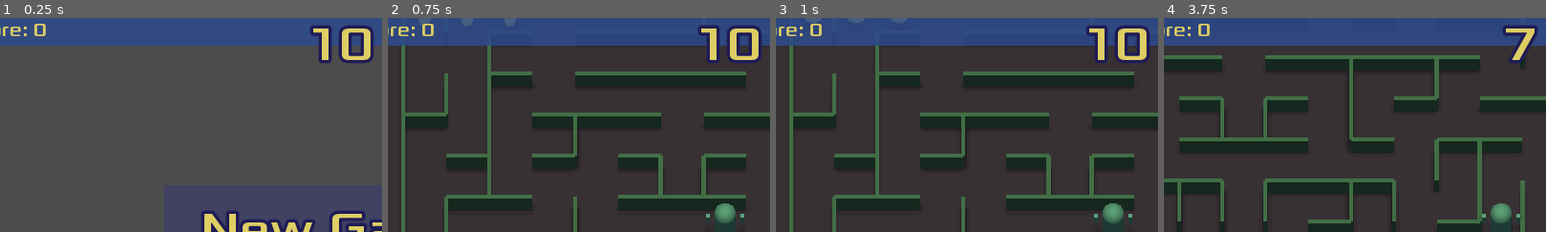
Above: before the commit, frames 1-4 (left to right).
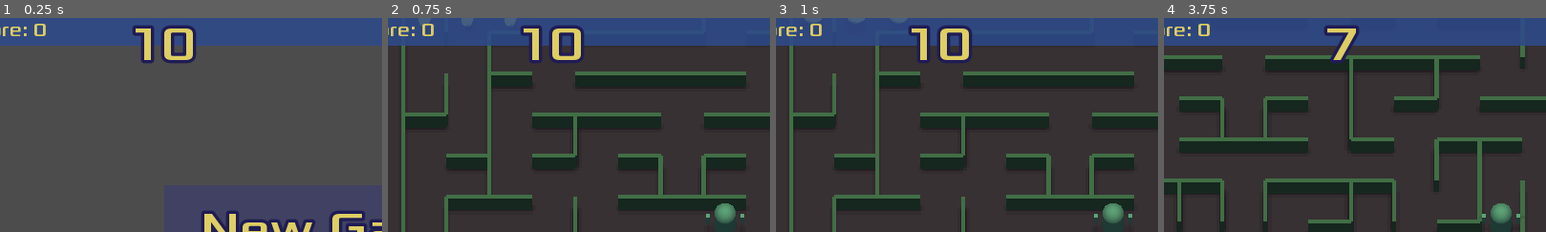
Above: after the commit, the same moments.

Repository: mbrezu/LD51
Game: Godot game, scene res://Main.tscn
Two runs of this game, one before a commit and one after it. Both use one fixed random seed, a clock stepped at 60 frames per second and the inputs below.
Inputs:
- Up to frame 1 (0.25 s): no input
- Up to frame 2 (0.75 s): click "New Game" at 0.5 s
- Up to frame 3 (1 s): no input
- Up to frame 4 (3.75 s): hold Right (ui_right) 1.28-2.03 s; hold Down (ui_down) 2.03-2.78 s; hold Right (ui_right) 2.78-3.53 s; hold Up (ui_up) from 3.53 s (still down)
The pictures show only the part of the screen within x 6-56%, y 1-51%; the shares and areas given below are measured in that part.

The runs differ from the first frame. In frame 1, 3.9% of the frame differs, in the area x 34-98%, y 3-21%; in frame 2, 3.9%; in frame 3, 3.9%; in frame 4, 1.8%.

Commit message:
modification distribution tweaks.

Diff:
--- a/godot/Enemy.gd
+++ b/godot/Enemy.gd
@@ -43,9 +43,8 @@
 	player_distances = distances
 
 
-func maybe_kill():
-	if randf() > 0.5:
-		$AnimationPlayer.play("death")
+func kill():
+	$AnimationPlayer.play("death")
 
 
 func _negate_all(distances):
--- a/godot/Global.gd
+++ b/godot/Global.gd
@@ -10,10 +10,10 @@
     FASTER_ENEMIES,
     SLOWER_ENEMIES,
     GO_THROUGH_WALLS,
-    RESPAWN_FOOD,
+    RESPAWN_FOOD, # triggered when no food left, don't add to deck.
     SPAWN_ENEMIES,
     DOUBLE_WORTH_FOOD,
-    KILL_SOME_GUARDS
+    KILL_SOME_GUARDS # triggered when there are too many guards, don't add to deck.
 }
 
 var _modifications_deck = [
@@ -21,16 +21,23 @@
     Modifications.NONE,
     Modifications.NONE,
     Modifications.NONE,
+    Modifications.NONE,
+    Modifications.NONE,
+    Modifications.ZOOM_IN,
     Modifications.ZOOM_IN,
     Modifications.ZOOM_IN,
     Modifications.FASTER_PLAYER,
     Modifications.SLOWER_PLAYER,
     Modifications.FASTER_ENEMIES,
     Modifications.SLOWER_ENEMIES,
+    Modifications.SLOWER_ENEMIES,
+    Modifications.SLOWER_ENEMIES,
     Modifications.GO_THROUGH_WALLS,
-    Modifications.RESPAWN_FOOD,
+    Modifications.GO_THROUGH_WALLS,
+    Modifications.GO_THROUGH_WALLS,
     Modifications.SPAWN_ENEMIES,
-    Modifications.KILL_SOME_GUARDS,
+    Modifications.DOUBLE_WORTH_FOOD,
+    Modifications.DOUBLE_WORTH_FOOD,
     Modifications.DOUBLE_WORTH_FOOD,
     Modifications.DOUBLE_WORTH_FOOD,
 ]
--- a/godot/HUD.tscn
+++ b/godot/HUD.tscn
@@ -46,8 +46,8 @@
 [node name="CounterLabel" type="Label" parent="UI"]
 anchor_left = 0.5
 anchor_right = 0.5
-margin_left = -43.0
-margin_right = 43.0
+margin_left = -264.0
+margin_right = -178.0
 margin_bottom = 73.0
 theme = ExtResource( 1 )
 custom_fonts/font = ExtResource( 2 )
--- a/godot/Main.gd
+++ b/godot/Main.gd
@@ -116,7 +116,12 @@
 
 func _on_HUD_counter_elapsed():
 	unapply_current_modification()
-	modification = Global.get_modification()
+	if get_tree().get_nodes_in_group("food").empty():
+		modification = Global.Modifications.RESPAWN_FOOD
+	elif get_tree().get_nodes_in_group("enemy").size() > 8:
+		modification = Global.Modifications.KILL_SOME_GUARDS
+	else:
+		modification = Global.get_modification()
 	player.shake()
 	play_jingle()
 	apply_current_modification()
@@ -177,7 +182,11 @@
 		Global.Modifications.DOUBLE_WORTH_FOOD:
 			food_multiplier = 2
 		Global.Modifications.KILL_SOME_GUARDS:
-			get_tree().call_group("enemy", "maybe_kill")
+			var guards = get_tree().get_nodes_in_group("enemy")
+			guards.shuffle()
+			var guards_to_kill = guards.slice(0, int(guards.size() / 3))
+			for guard in guards_to_kill:
+				guard.kill()
 
 
 func _on_player_food_collected():
